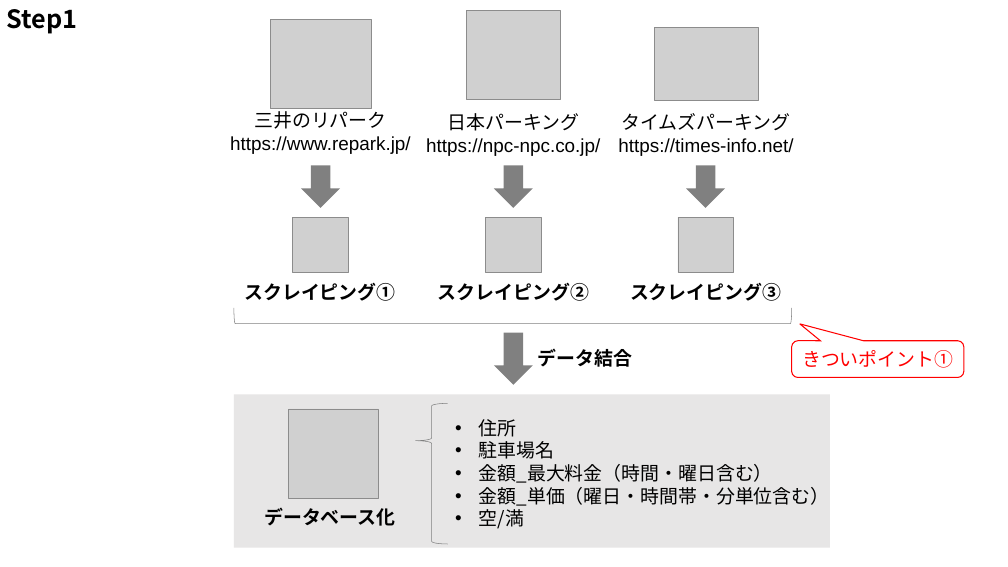
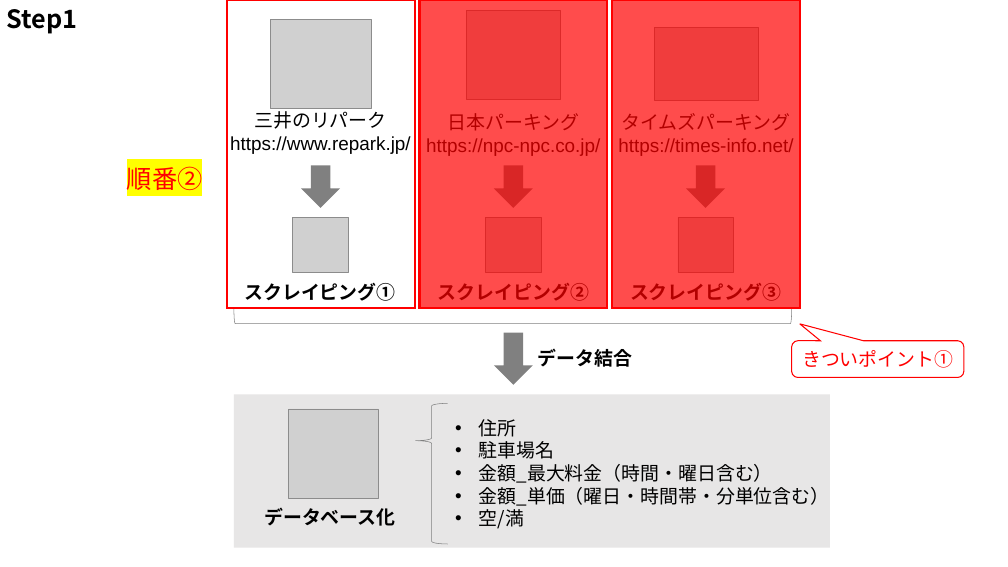
Before and after one commit to umazkym/tech0-Step2-WebApp, a slide deck: slide 2 of webアプリ.pptx. Drawn at 1008x567 pixels with LibreOffice and Linux fonts; fonts in the diff are those of the drawing; grey boxes stand for pictures. Boxes give left, top, right and bottom in pixels: in the first picture for what was removed or moved away, otherwise in the second. Text is boxed around its words. In the diff, an @@ line names an element or a change of style, - is before the commit and + after.

```diff
--- a/webアプリ.pptx
+++ b/webアプリ.pptx
@@ rectangle added at (x1=227, y1=0, x2=414, y2=308), outline #FF0000 2.25 pt @@
@@ rectangle added at (x1=420, y1=0, x2=607, y2=308), fill #FF0000 at 70% opacity, outline #FF0000 2.25 pt @@
@@ rectangle added at (x1=613, y1=0, x2=800, y2=308), fill #FF0000 at 70% opacity, outline #FF0000 2.25 pt @@
@@ text added at (x1=127, y1=162, x2=203, y2=195), 24 pt, text #FF0000 @@
+順番②
```
Also in this commit, not shown: 3 other slides changed.
